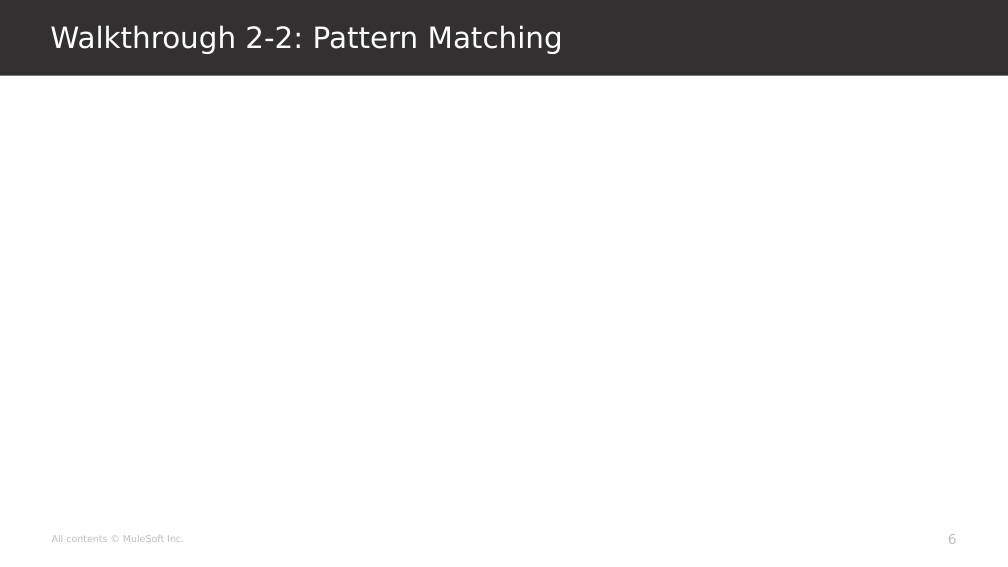
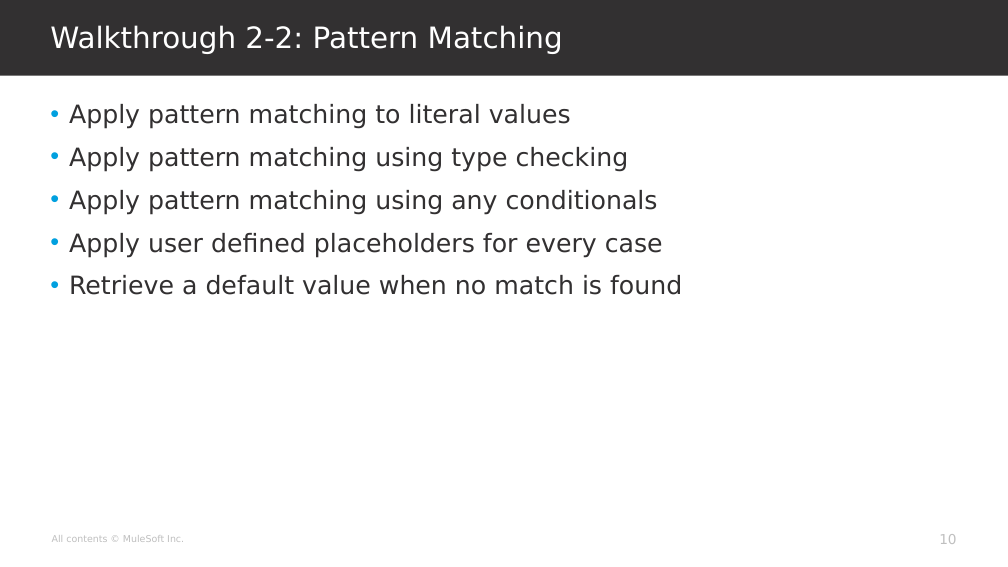
Before and after one commit to georgekwi/manual, a slide deck: slide 10 of slides/mod3.pptx (slide 6 before the commit). Drawn at 1008x567 pixels with LibreOffice and Linux fonts; fonts in the diff are those of the drawing; background and template pictures are left out. Boxes give left, top, right and bottom in pixels: in the first picture for what was removed or moved away, otherwise in the second. Text is boxed around its words. In the diff, an @@ line names an element or a change of style, - is before the commit and + after.

```diff
--- a/slides/mod3.pptx
+++ b/slides/mod3.pptx
@@ text added at (69,104,682,295), 24 pt, text #323031 @@
+• Apply pattern matching to literal values
+• Apply pattern matching using type checking
+• Apply pattern matching using any conditionals
+• Apply user defined placeholders for every case
+• Retrieve a default value when no match is found
@@ page number at (939,534,956,544): text changed @@
-6
+10
```
Also in this commit, not shown: 5 other slides changed, 5 slides added, 1 slide removed.
